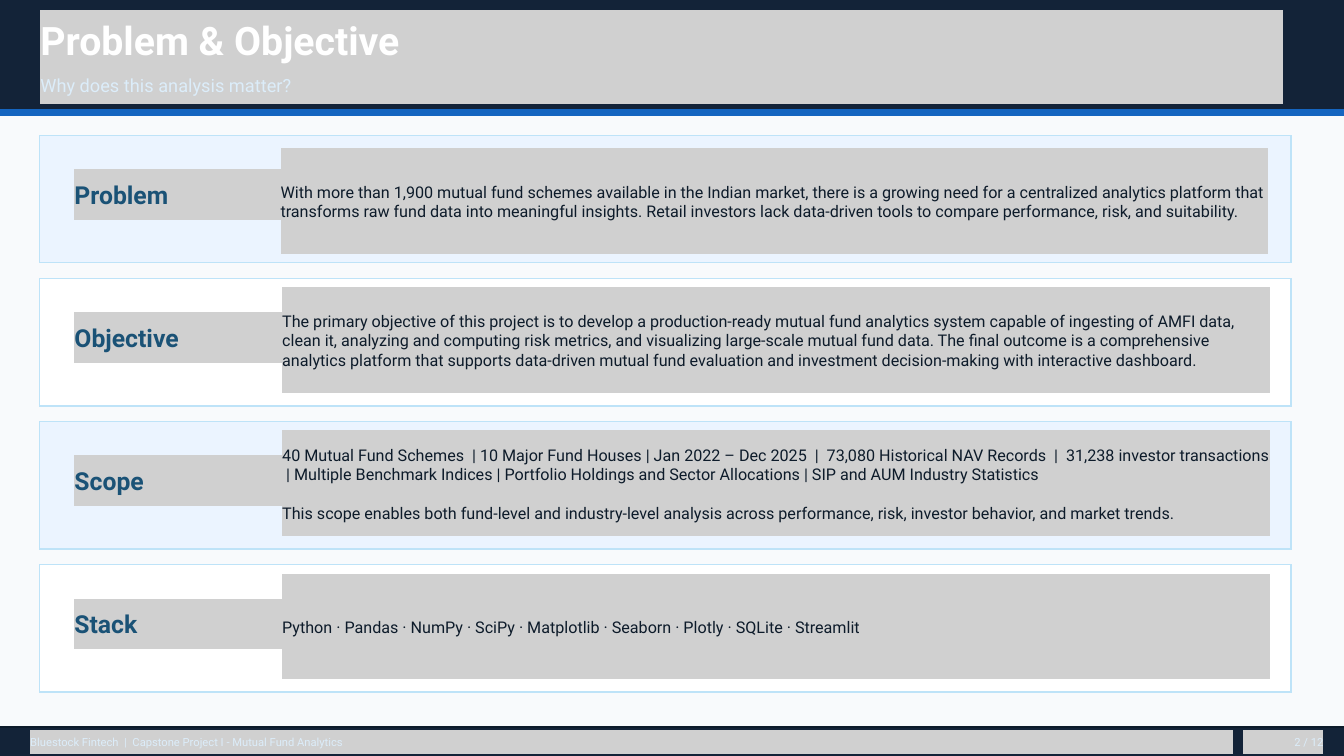
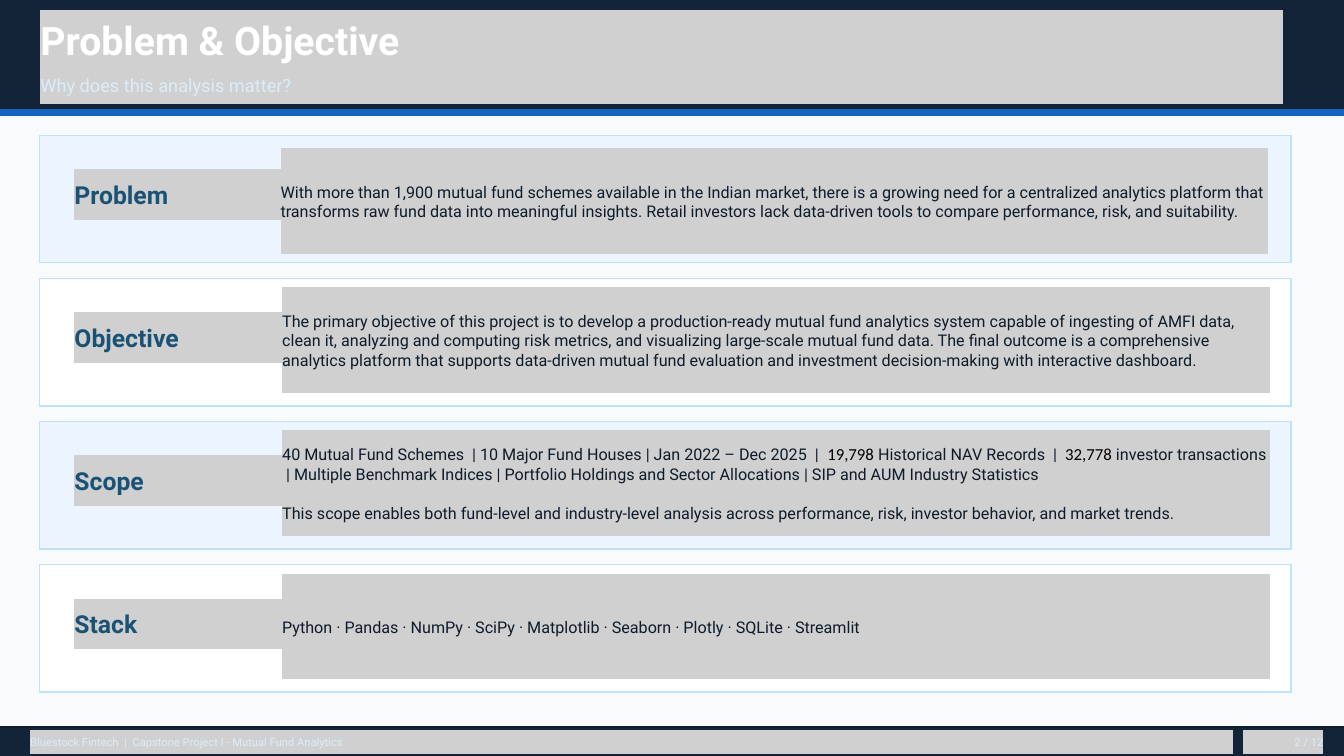
Before and after one commit to KawaiiLolly/bluestock-mf-capstone, a slide deck: slide 2 of reports/Bluestock_MF_Presentation.pptx. Drawn at 1344x756 pixels with LibreOffice and Linux fonts; fonts in the diff are those of the drawing; grey boxes stand for pictures. Boxes give left, top, right and bottom in pixels: in the first picture for what was removed or moved away, otherwise in the second. Text is boxed around its words. In the diff, an @@ line names an element or a change of style, - is before the commit and + after.

```diff
--- a/reports/Bluestock_MF_Presentation.pptx
+++ b/reports/Bluestock_MF_Presentation.pptx
@@ text at bbox=[282, 448, 1266, 484]: text changed @@
-40 Mutual Fund Schemes | 10 Major Fund Houses | Jan 2022 – Dec 2025 | 73,080 Historical NAV Records | 31,238 investor transactions | Multiple Benchmark Indices | Portfolio Holdings and Sector Allocations | SIP and AUM Industry Statistics
+40 Mutual Fund Schemes | 10 Major Fund Houses | Jan 2022 – Dec 2025 | 19,798 Historical NAV Records | 32,778 investor transactions | Multiple Benchmark Indices | Portfolio Holdings and Sector Allocations | SIP and AUM Industry Statistics
```
Also in this commit, not shown: 1 other slide changed, 2 other files.
